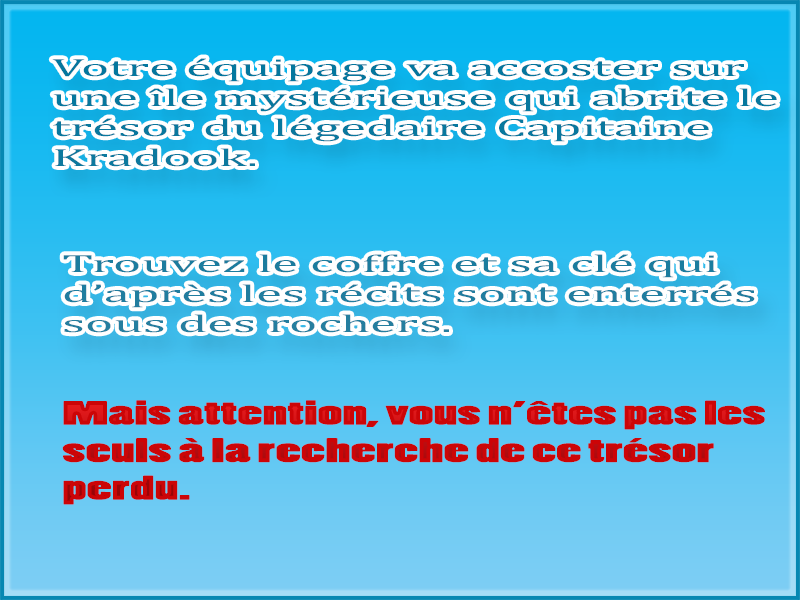
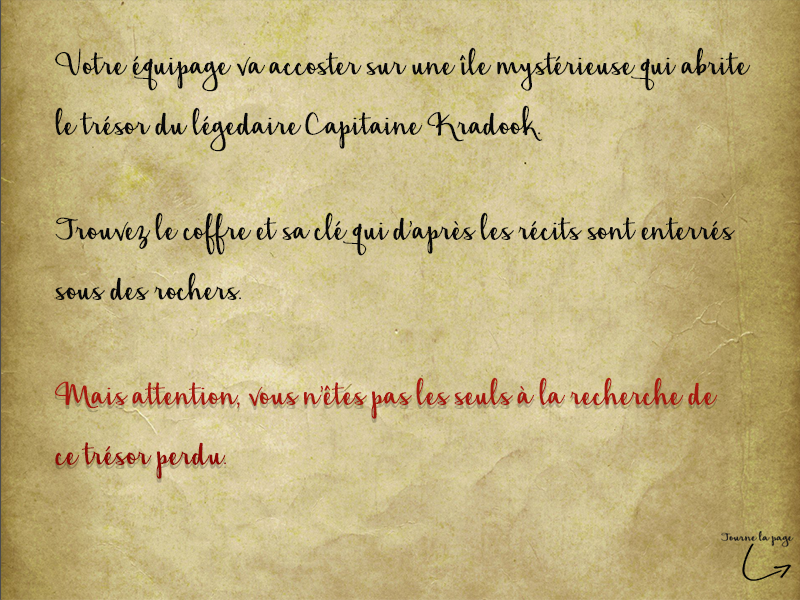
Layers edited between the first and the second 800 x 600 image:
added layer "tournerPage" above "Mais attention, vous n’êtes pas les seuls à la recherche de ce" over <box>721,531,794,581</box>
painted on "Mais attention, vous n’êtes pas les seuls à la recherche de ce" over <box>54,377,765,505</box>
painted on "Trouvez le coffre et sa clé qui d’après les récits sont enterré" over <box>55,212,755,333</box>
painted on "Votre équipage va accoster sur une île mystérieuse qui abrite l" over <box>52,47,777,167</box>
added layer "old-parchment (1)" above "Calque 0" over <box>1,0,800,600</box>
